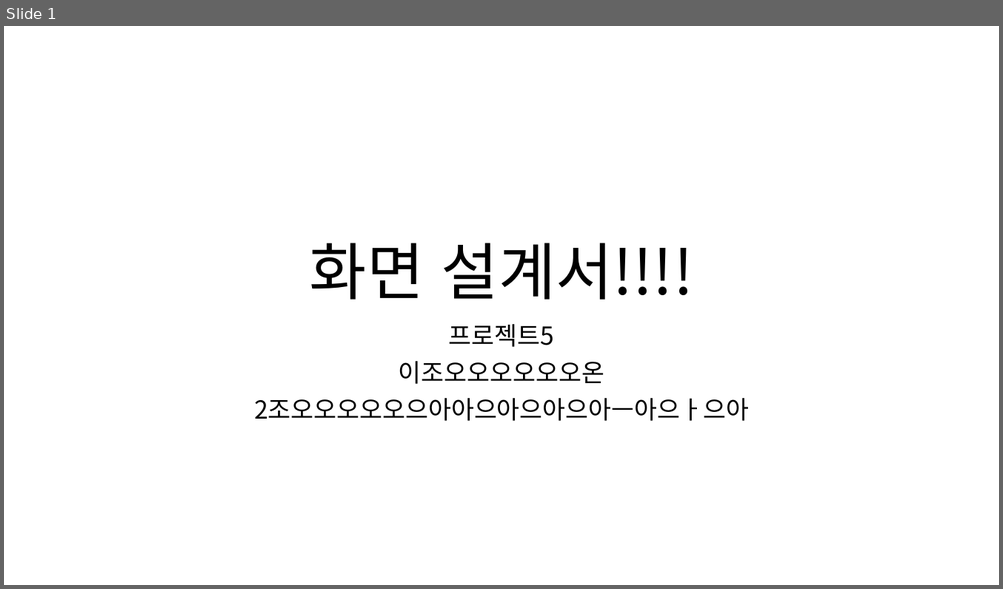
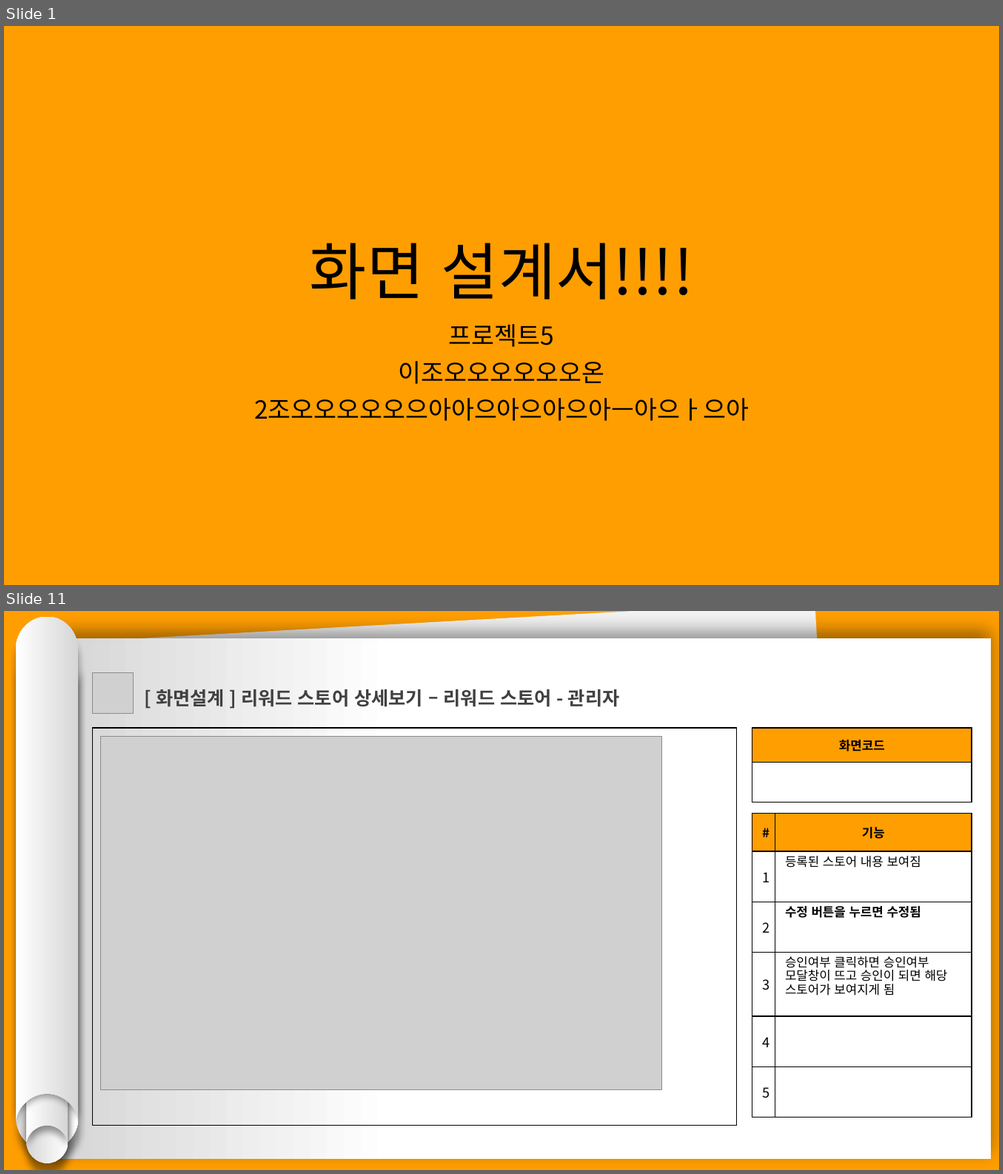
Before and after one commit to hhsw07/ezen-academy-projects, a slide deck: 0 발표용 파워포인트/0608 5차발표/0608 project06 - 파워포인트 - 기범.pptx. Shown one above the other, each under a label of ours: slide 1 before the commit, slides 1 and 11 after it; the slides between them are not shown. The pictures are 1003x589 and 1003x1174 pixels, drawn with LibreOffice and Linux fonts; fonts in the diff are those of the drawing; grey boxes stand for pictures. Boxes give left, top, right and bottom in pixels: in the first picture for what was removed or moved away, otherwise in the second. Text is boxed around its words. In the diff, an @@ line names an element or a change of style, - is before the commit and + after.

```diff
--- a/0 발표용 파워포인트/0608 5차발표/0608 project06 - 파워포인트 - 기범.pptx
+++ b/0 발표용 파워포인트/0608 5차발표/0608 project06 - 파워포인트 - 기범.pptx
@@ slide 11 added at (4,611,999,1170), background #FF9E00 @@
@@ group added at (16,617,79,1163): 4 freeform shapes @@
@@ rectangle added at (58,611,842,1150), fill #F2F2F2 @@
@@ rectangle added at (59,638,991,1159), fill gradient #FFFFFF to #D7D7D7 @@
@@ picture added at (92,673,133,714) @@
@@ text added at (156,689,620,707), 18 pt, text #404040, bold @@
+[ 화면설계 ] 리워드 스토어 상세보기 – 리워드 스토어 - 관리자
@@ rectangle added at (92,728,736,1126), outline #000000 0.75 pt @@
@@ picture added at (100,736,661,1090) @@
@@ table added at (752,728,972,803), 2 rows, 1 columns @@
+화면코드
+
@@ table added at (752,813,972,1118), 6 rows, 2 columns @@
+# | 기능
+1 | 등록된 스토어 내용 보여짐
+2 | 수정 버튼을 누르면 수정됨
+3 | 승인여부 클릭하면 승인여부 모달창이 뜨고 승인이 되면 해당 스토어가 보여지게 됨
+4 | 
+5 | 
@@ slide 1 changed as well @@
@@ background #FFFFFF to #FF9E00 @@
```
Also in this commit, not shown: 17 other slides added.
